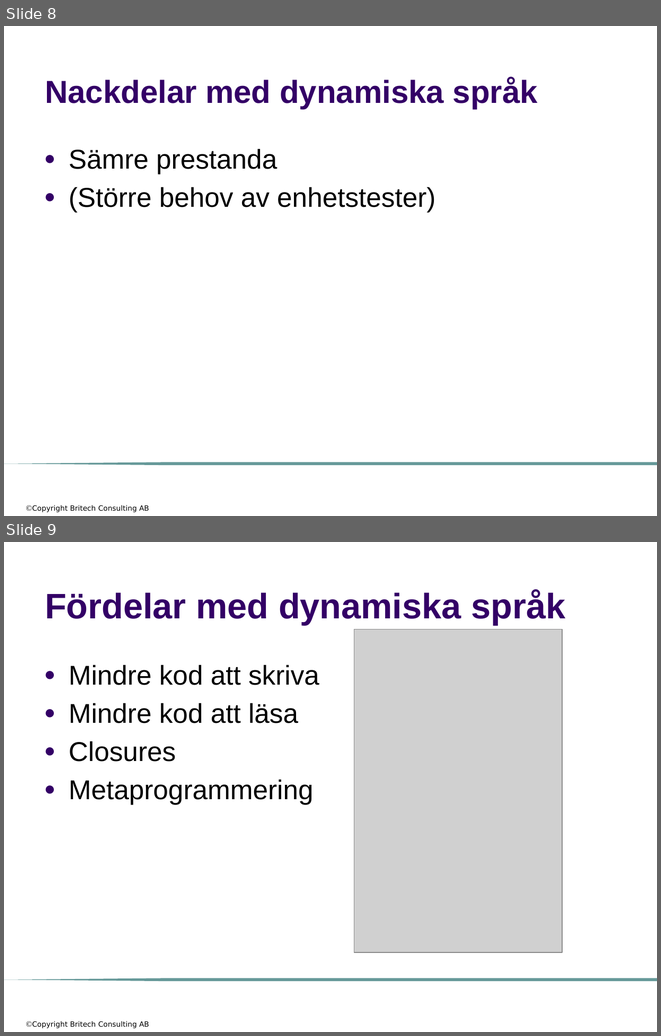
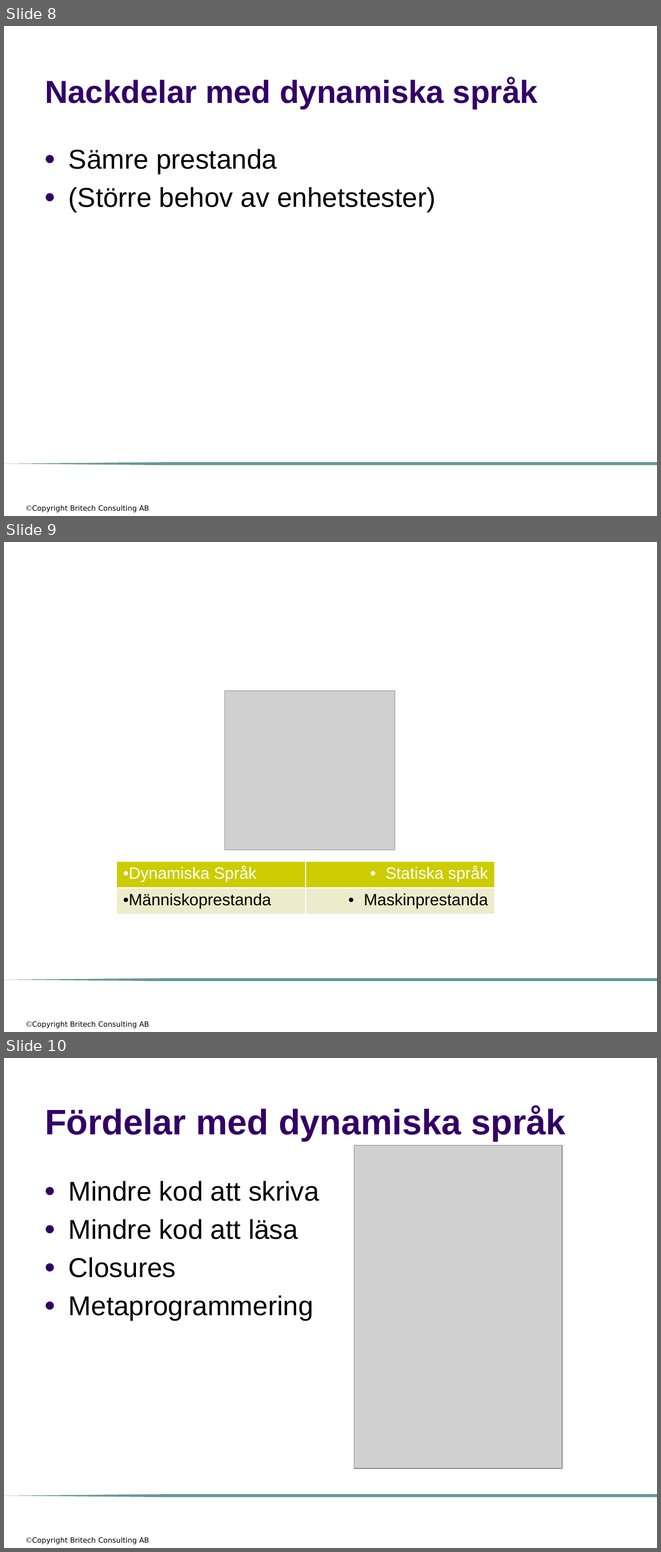
Before and after one commit to me97esn/groovyseminarium, a slide deck: groovyseminarie/dokument/groovyseminarium_source_w_logo.pptx. Shown one above the other, each under a label of ours: slides 8 and 9 before the commit, slides 8, 9 and 10 after it. The pictures are 661x1036 and 661x1552 pixels, drawn with LibreOffice and Linux fonts; fonts in the diff are those of the drawing; grey boxes stand for pictures; background and template pictures are left out. Boxes give left, top, right and bottom in pixels: in the first picture for what was removed or moved away, otherwise in the second. Text is boxed around its words. In the diff, an @@ line names an element or a change of style, - is before the commit and + after.

```diff
--- a/groovyseminarie/dokument/groovyseminarium_source_w_logo.pptx
+++ b/groovyseminarie/dokument/groovyseminarium_source_w_logo.pptx
@@ slide 9 added at (4,542,657,1032), background #FFFFFF; not listed: 2 template elements that a slide beside it also shows @@
@@ picture added at (224,691,395,850) @@
@@ table added at (116,861,495,914), 2 rows, 2 columns @@
+Dynamiska Språk | Statiska språk
+Människoprestanda | Maskinprestanda
@@ what was slide 9 is now slide 10 @@
```
Also in this commit, not shown: 1 other file.
